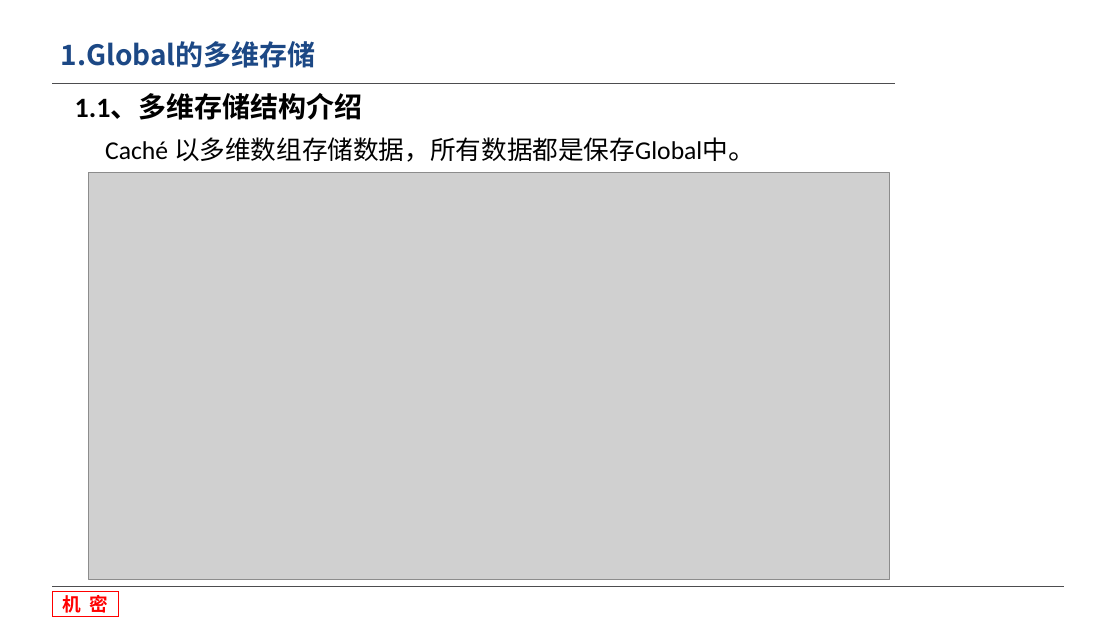
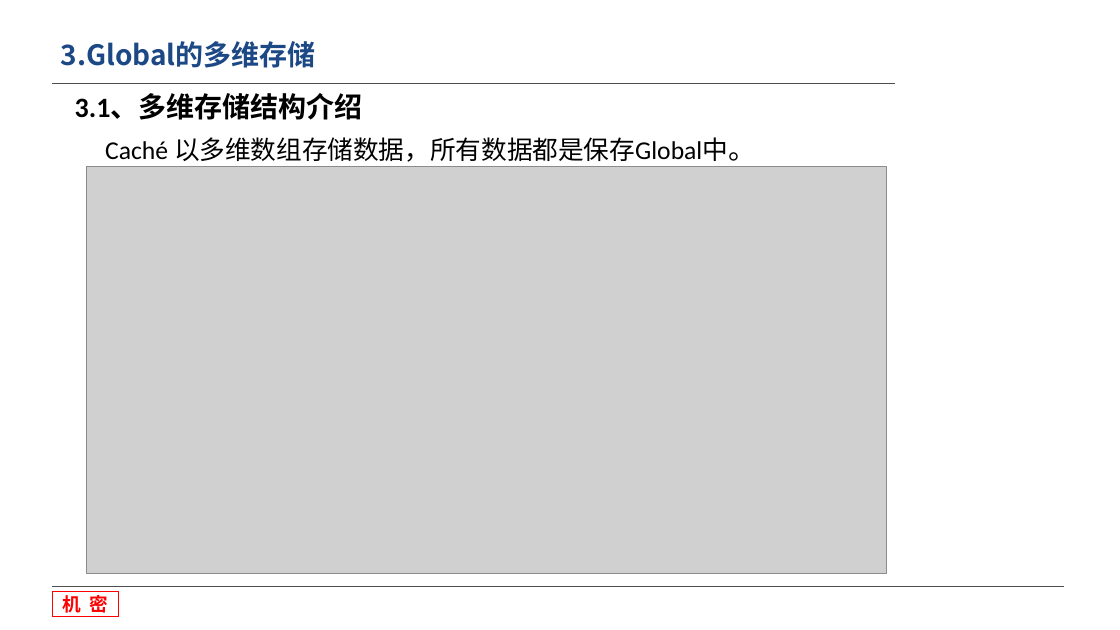
Before and after one commit to wang107014/WorkSpace, a slide deck: slide 16 of 收费-MD/文档/数据库安装和介绍培训.pptx (slide 3 before the commit). Drawn at 1120x630 pixels with LibreOffice and Linux fonts; fonts in the diff are those of the drawing; grey boxes stand for pictures; background and template pictures are left out. Boxes give left, top, right and bottom in pixels: in the first picture for what was removed or moved away, otherwise in the second. Text is boxed around its words. In the diff, an @@ line names an element or a change of style, - is before the commit and + after.

```diff
--- a/收费-MD/文档/数据库安装和介绍培训.pptx
+++ b/收费-MD/文档/数据库安装和介绍培训.pptx
@@ title at (61,41,316,68): text changed @@
-1.Global的多维存储
+3.Global的多维存储
@@ text at (75,94,363,120): text changed @@
-1.1、多维存储结构介绍
+3.1、多维存储结构介绍
@@ picture: place and size @@
-picture at (89,173,890,580)
+picture at (87,167,887,574)
```
Also in this commit, not shown: 16 other slides changed, 3 slides added, 18 other files.
